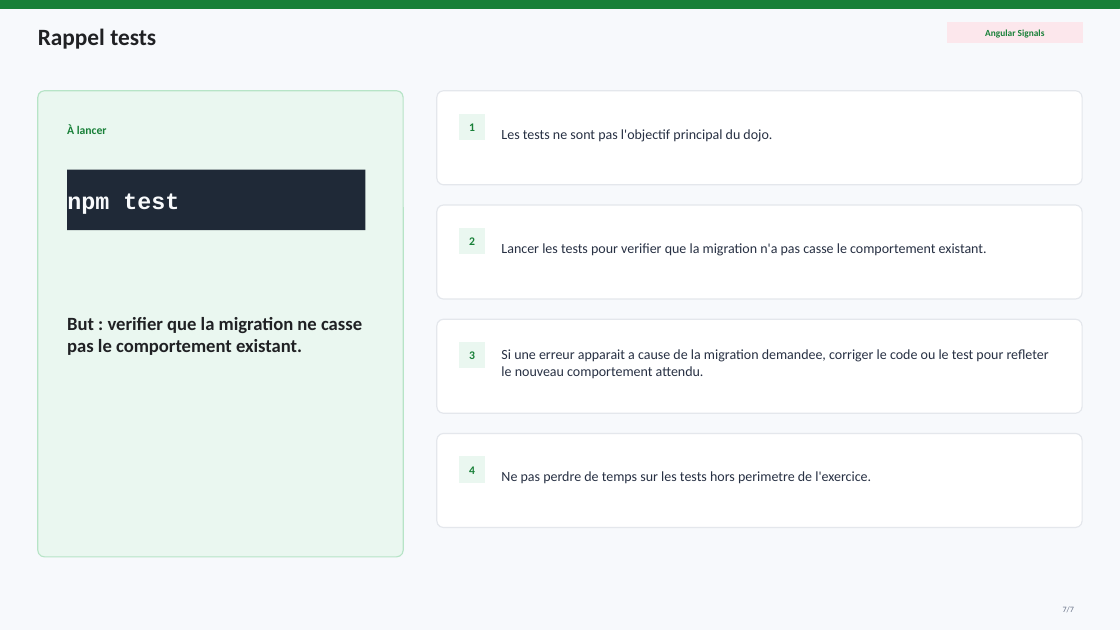
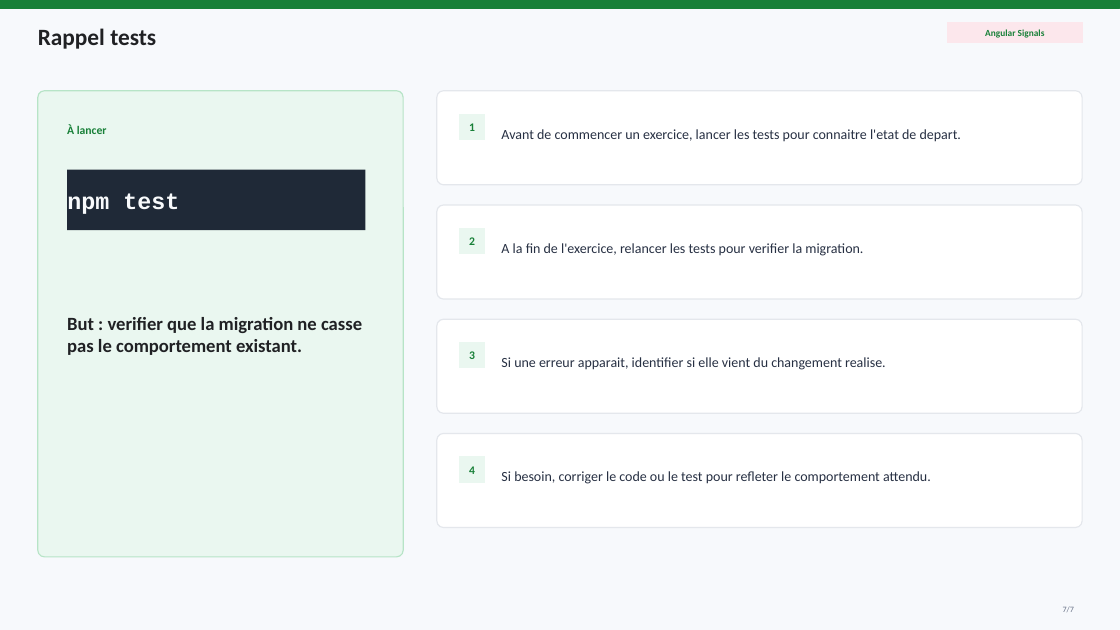
Before and after one commit to AchrafSlaoui/dojo-angular, a slide deck: slide 7 of docs/dojo-signals.pptx. Drawn at 1120x630 pixels with LibreOffice and Linux fonts; fonts in the diff are those of the drawing. Boxes give left, top, right and bottom in pixels: in the first picture for what was removed or moved away, otherwise in the second. Text is boxed around its words. In the diff, an @@ line names an element or a change of style, - is before the commit and + after.

Commit message:
ajuste rappel tests pptx

```diff
--- a/docs/dojo-signals.pptx
+++ b/docs/dojo-signals.pptx
@@ text at (501,129,961,142): text changed @@
-Les tests ne sont pas l'objectif principal du dojo.
+Avant de commencer un exercice, lancer les tests pour connaitre l'etat de depart.
@@ text at (501,243,863,256): text changed @@
-Lancer les tests pour verifier que la migration n'a pas casse le comportement existant.
+A la fin de l'exercice, relancer les tests pour verifier la migration.
@@ text at (501,357,886,370): text changed @@
-Si une erreur apparait a cause de la migration demandee, corriger le code ou le test pour refleter le nouveau comportement attendu.
+Si une erreur apparait, identifier si elle vient du changement realise.
@@ text at (501,471,931,484): text changed @@
-Ne pas perdre de temps sur les tests hors perimetre de l'exercice.
+Si besoin, corriger le code ou le test pour refleter le comportement attendu.
```
Also in this commit, not shown: 1 other file.
